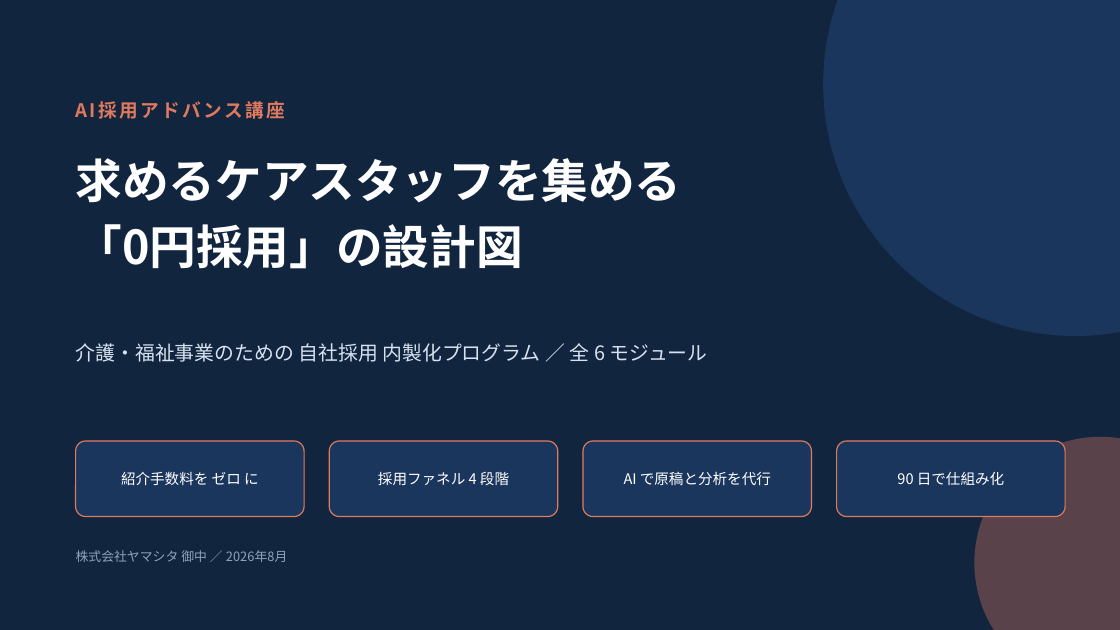
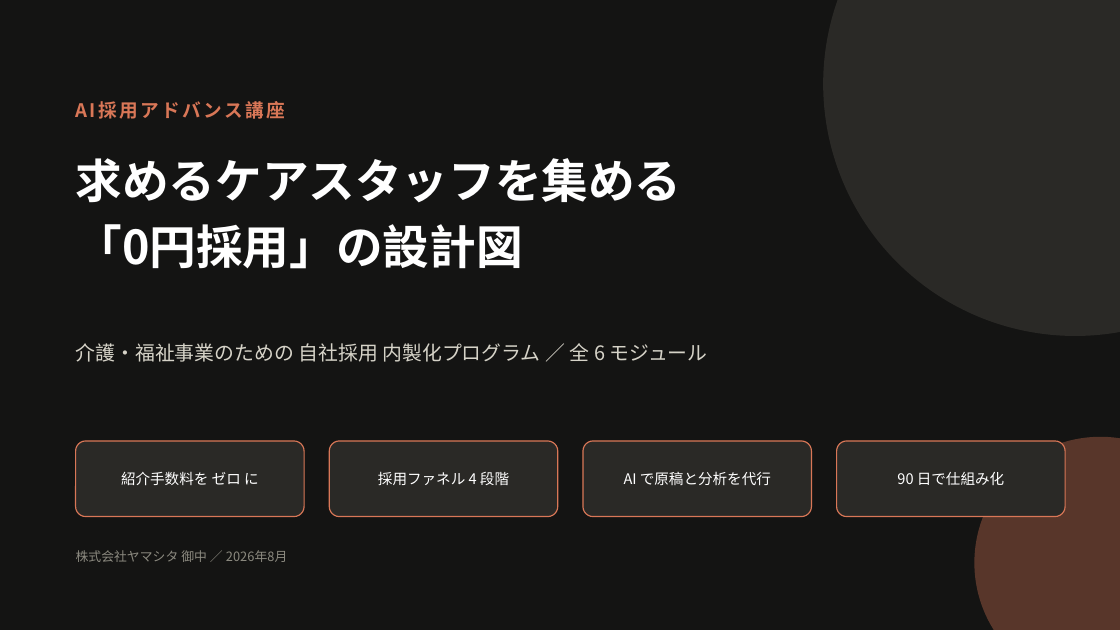
Before and after one commit to gala19690717-bit/-ai-news-mailer, a slide deck: slide 1 of docs/recruitment-webinar/AI採用アドバンス講座_0円採用の設計図.pptx. Drawn at 1120x630 pixels with LibreOffice and Linux fonts; fonts in the diff are those of the drawing. Boxes give left, top, right and bottom in pixels: in the first picture for what was removed or moved away, otherwise in the second. Text is boxed around its words. In the diff, an @@ line names an element or a change of style, - is before the commit and + after.

```diff
--- a/docs/recruitment-webinar/AI採用アドバンス講座_0円採用の設計図.pptx
+++ b/docs/recruitment-webinar/AI採用アドバンス講座_0円採用の設計図.pptx
@@ background #12253F to #141413 @@
@@ ellipse at (823, 0, 1120, 336): fill #1B365D to #2A2926 @@
@@ text "AI採用アドバンス講座" at (76, 92, 790, 128): text colour #E07A5F to #D97757 @@
@@ text "介護・福祉事業のための 自社採用 内製化プログラム ／ 全 ..." at (76, 343, 708, 362): text colour #D6E2F0 to #D6D3C8 @@
@@ fill #1B365D to #2A2926; outline #E07A5F 1 pt to #D97757 1 pt in 4 elements at (76, 441, 304, 517), (329, 441, 558, 517), (583, 441, 812, 517), (837, 441, 1065, 517) @@
@@ ellipse at (975, 437, 1120, 630): fill #E07A5F at 35% opacity to #D97757 at 35% opacity @@
@@ text "株式会社ヤマシタ 御中 ／ 2026年8月" at (76, 550, 287, 562): text colour #8FA3BC to #8C8A80 @@
```
Also in this commit, not shown: 17 other slides changed, 1 slide added, 2 other files.
